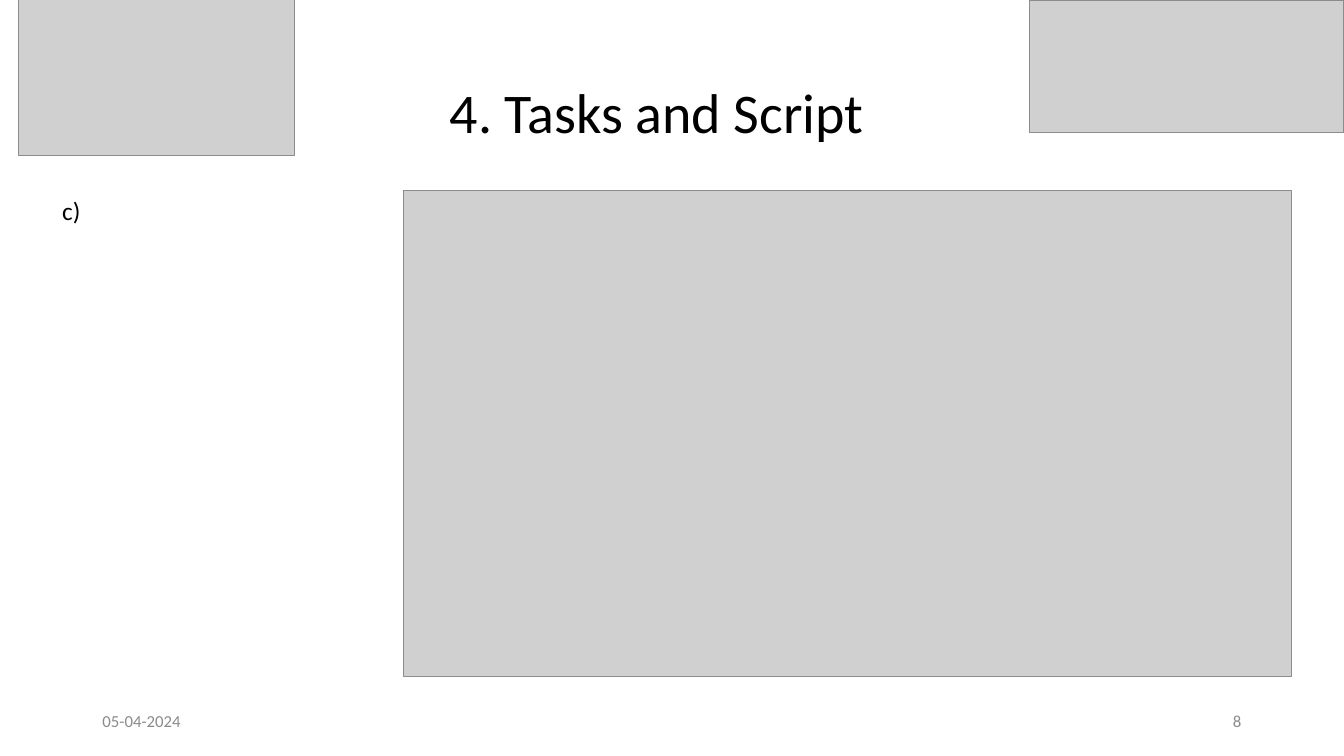
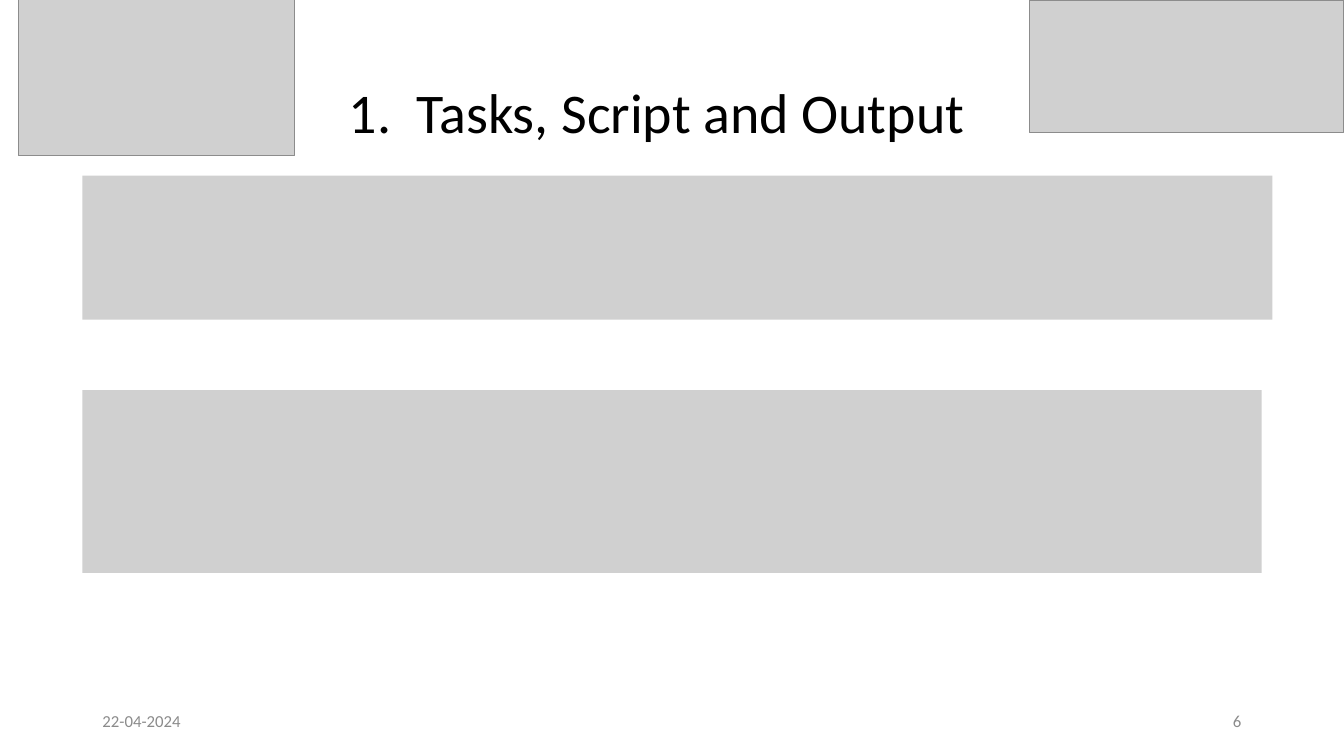
Before and after one commit to KSoni1505/Blade-Design-According-to-Betz-for-the-NREL-5MW-Wind-Turbine, a slide deck: slide 6 of Exercise_01_Aerodynamic .pptx (slide 8 before the commit). Drawn at 1344x756 pixels with LibreOffice and Linux fonts; fonts in the diff are those of the drawing; grey boxes stand for pictures. Boxes give left, top, right and bottom in pixels: in the first picture for what was removed or moved away, otherwise in the second. Text is boxed around its words. In the diff, an @@ line names an element or a change of style, - is before the commit and + after.

```diff
--- a/Exercise_01_Aerodynamic .pptx
+++ b/Exercise_01_Aerodynamic .pptx
@@ title at bbox=[349, 94, 965, 142]: text changed @@
-4. Tasks and Script
+1. Tasks, Script and Output
@@ picture added at bbox=[83, 175, 1273, 320] @@
@@ text removed at bbox=[62, 202, 80, 224] @@
-c)
@@ picture: place and size @@
-picture at bbox=[403, 191, 1292, 677]
+picture at bbox=[83, 390, 1262, 573]
@@ text at bbox=[102, 716, 180, 727]: text changed @@
-05-04-2024
+22-04-2024
@@ page number at bbox=[1233, 716, 1241, 727]: text changed @@
-8
+6
```
Also in this commit, not shown: 6 other slides changed, 6 slides added, 4 slides removed, 13 other files.
